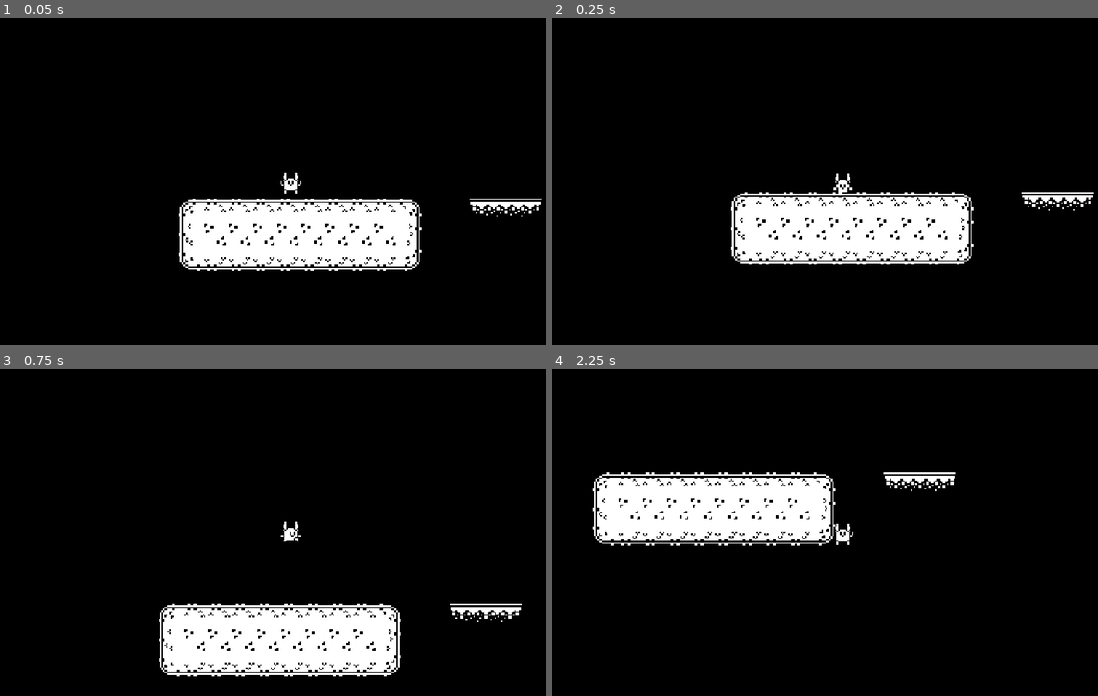
Above: before the commit, frames 1-4 (two rows, left to right).
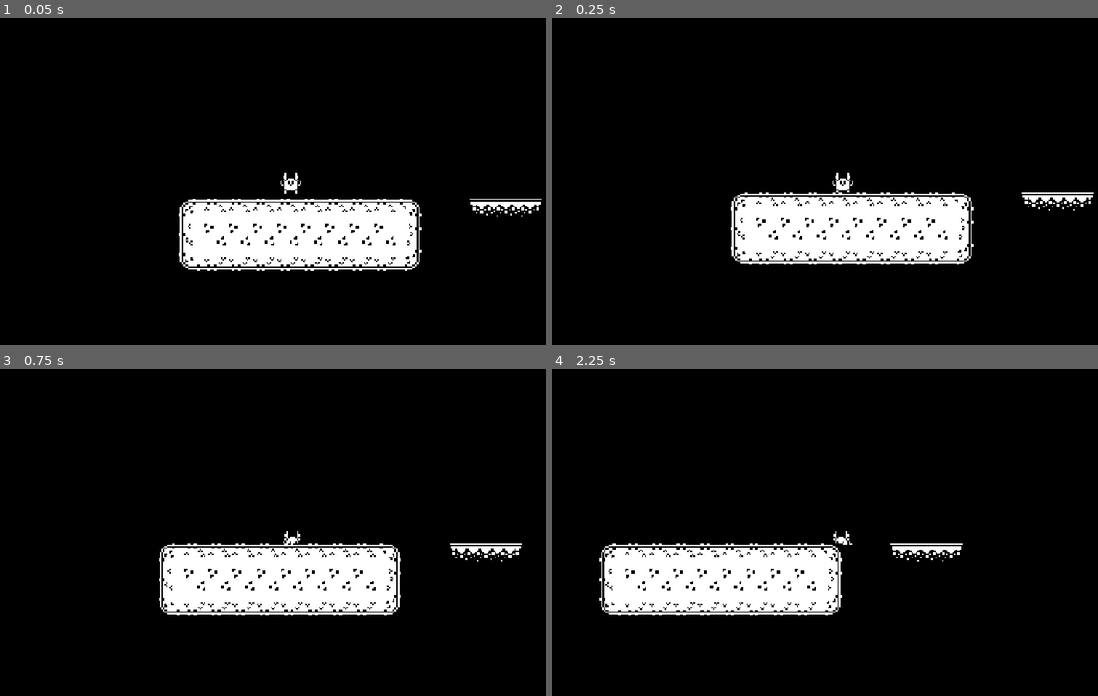
Above: after the commit, the same moments.

Repository: SeldonRubika/Godot-Workshop-Project
Game: Godot game, scene res://Scenes/main_world/main_world.tscn
Same seed, same stepped clock (60 frames per second), same inputs: the game is played once before the commit and once after it.
Inputs:
- Up to frame 1 (0.05 s): no input
- Up to frame 2 (0.25 s): no input
- Up to frame 3 (0.75 s): tap Enter at 0.5 s; hold D (Go_Right) from 0.53 s (still down); hold Space (Jump) from 0.53 s (still down)
- Up to frame 4 (2.25 s): release Space (Jump) at 1.28 s; tap Space (Jump) at 1.35, 1.52, 1.82 s; release D (Go_Right) at 2.03 s; hold A (Go_Left) from 2.03 s (still down); hold Space (Jump) from 2.03 s (still down)

Frame 1 is identical in both runs. In frame 2, less than 0.1% of the frame differs, in the area x 51-56%, y 47-54%; in frame 3, 16%; in frame 4, 17%, in the area x 7-76%, y 31-76%.

Commit message:
Added modular jumps

Diff:
--- a/Scenes/player/player.gd
+++ b/Scenes/player/player.gd
@@ -4,11 +4,13 @@
 @export var coyote_time: Timer
 
 const SPEED := 4000.0
+const BASE_GRAVITY_FACTOR := 1.2
 const JUMP_VELOCITY := 200.0
-const BASE_GRAVITY_FACTOR := 1.2
+const MAX_JUMP_TIME := 0.3
 var gravity_factor := 1.0
 var jump_time := .2
 var can_jump :bool = true
+var jump_hold := 1.0
 
 func _physics_process(delta: float) -> void:
 	if not is_on_floor():
@@ -22,7 +24,14 @@
 	else:
 		can_jump = true
 
+	#Jump system, increases jump time when holding down jump action
 	if Input.is_action_just_pressed("Jump") and can_jump:
+		jump_hold = 1.0
+	elif Input.is_action_pressed("Jump") and can_jump:
+		sprite.play("preparing_to_jump")
+		jump_hold += 1*delta
+		jump_time = min(MAX_JUMP_TIME,log(jump_hold))
+	elif Input.is_action_just_released("Jump") and can_jump:
 		velocity.y = -JUMP_VELOCITY
 		gravity_factor = 0.0
 		get_tree().create_timer(jump_time).timeout.connect(func(): gravity_factor = 1.0)
@@ -31,13 +40,13 @@
 
 	var direction := Input.get_axis("Go_Left", "Go_Right")
 	if direction:
-		if is_on_floor():
+		if is_on_floor() and sprite.animation == "default":
 			sprite.play("run")
 		sprite.flip_h = direction < 0
 		velocity.x = direction * SPEED *delta
 	else:
 		velocity.x = move_toward(velocity.x, 0, SPEED*delta)
-		if is_on_floor():
+		if is_on_floor() and sprite.animation == "run":
 			sprite.play("default")
 
 
--- a/Scenes/player/player.tscn
+++ b/Scenes/player/player.tscn
@@ -14,6 +14,10 @@
 [sub_resource type="AtlasTexture" id="AtlasTexture_e41v5"]
 atlas = ExtResource("1_8p05u")
 region = Rect2(64, 208, 16, 16)
+
+[sub_resource type="AtlasTexture" id="AtlasTexture_6k3cy"]
+atlas = ExtResource("1_8p05u")
+region = Rect2(96, 208, 16, 16)
 
 [sub_resource type="AtlasTexture" id="AtlasTexture_ca0mu"]
 atlas = ExtResource("1_8p05u")
@@ -55,6 +59,14 @@
 }, {
 "frames": [{
 "duration": 1.0,
+"texture": SubResource("AtlasTexture_6k3cy")
+}],
+"loop": 1,
+"name": &"preparing_to_jump",
+"speed": 5.0
+}, {
+"frames": [{
+"duration": 1.0,
 "texture": SubResource("AtlasTexture_ca0mu")
 }, {
 "duration": 1.0,
@@ -80,7 +92,7 @@
 
 [node name="Sprite" type="AnimatedSprite2D" parent="." unique_id=1222319149]
 sprite_frames = SubResource("SpriteFrames_7771s")
-animation = &"falling"
+animation = &"preparing_to_jump"
 
 [node name="CollisionShape2D" type="CollisionShape2D" parent="." unique_id=300080336]
 position = Vector2(0, 1)
